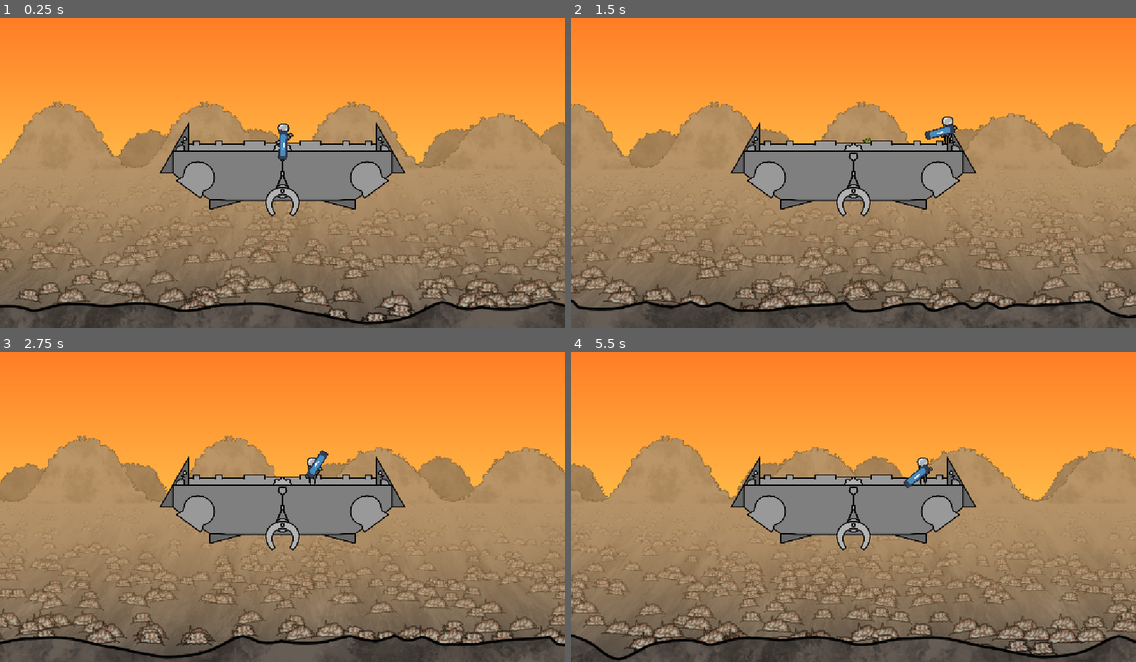
Above: before the commit, frames 1-4 (two rows, left to right).
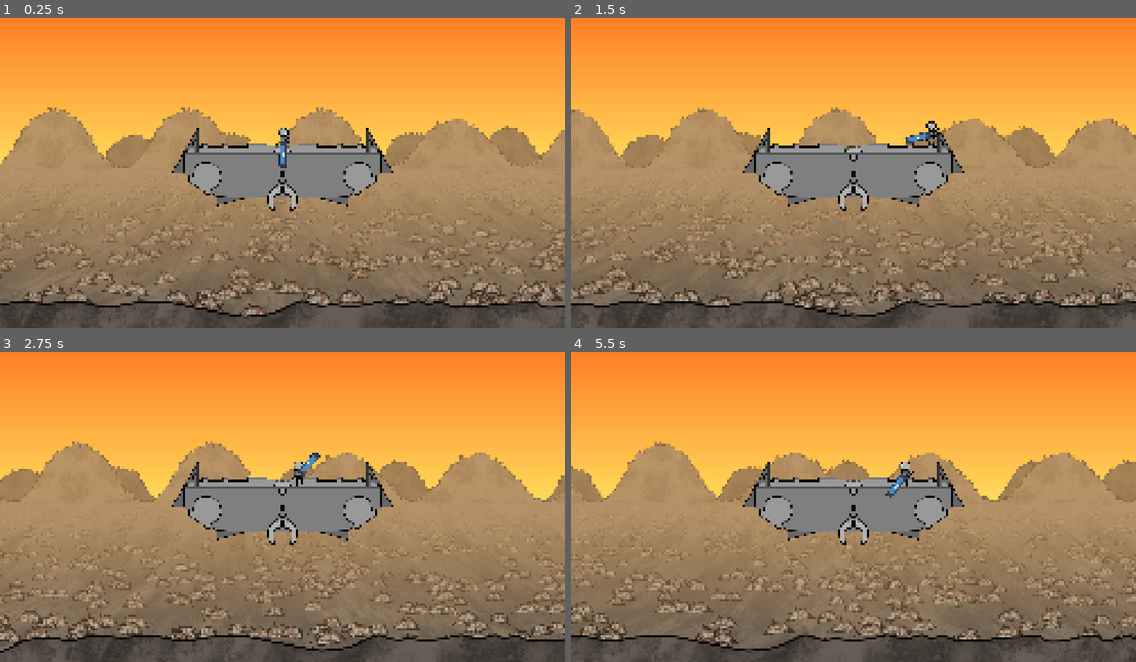
Above: after the commit, the same moments.

Repository: Syntinulls/Magnetide
Game: Godot game, scene res://_project/level/level.tscn
Same seed, same stepped clock (60 frames per second), same inputs: the game is played once before the commit and once after it. The engine's default icon, where the game draws it, is replaced by a stand-in: a white triangle on a blue panel in a dark square.
Inputs (mouse positions are in pixels of both pictures, inside the frame that each line leads up to):
- Up to frame 1 (0.25 s): no input
- Up to frame 2 (1.5 s): move the mouse to (977, 154) at 0.52 s; hold D (move_right) from 0.53 s (still down); tap E (interact) at 0.6 s; tap Space (move_jump) at 0.77 s; move the mouse to (740, 185) at 1.27 s; click (740, 185) at 1.35 s
- Up to frame 3 (2.75 s): tap Space (move_jump) at 1.52 s; move the mouse to (339, 432) at 2.02 s; release D (move_right) at 2.03 s; hold A (move_left) from 2.03 s (still down); tap E (interact) at 2.1 s
- Up to frame 4 (5.5 s): move the mouse to (825, 565) at 2.77 s; release A (move_left) at 2.78 s; hold D (move_right) 2.78-4.28 s; click (825, 565) at 2.85 s; tap Space (move_jump) at 3.02, 3.77, 4.52 s; move the mouse to (1023, 550) at 3.52 s; tap E (interact) at 3.6, 5.1 s; move the mouse to (684, 457) at 4.27 s; hold A (move_left) 4.28-5.03 s; click (684, 457) at 4.35 s; move the mouse to (881, 503) at 5.02 s; hold D (move_right) from 5.03 s (still down)

The runs differ from the first frame. In frame 1, 20% of the frame differs, in the area x 0-100%, y 26-100%; in frame 2, 20%; in frame 3, 21%; in frame 4, 22%.

Commit message:
scale all game elements 2x for 1440p reference resolution, add resolution-independent scaling to parallax background bands and skyline with viewport-relative spacing and sizing, fix perspective shader UV calculations for proper texture tiling, move gradient background to CanvasLayer, and update project window settings to 2560x1440

Diff:
--- a/_project/level/decoration/background_band.gd
+++ b/_project/level/decoration/background_band.gd
@@ -29,12 +29,6 @@
 ## Maximum value/brightness for brown tints.
 @export var brown_val_max: float = 0.5
 
-@export_group("Speed")
-## Minimum speed multiplier at top of band (y_min).
-@export var speed_ratio_min: float = 0.3
-## Maximum speed multiplier at bottom of band (y_max).
-@export var speed_ratio_max: float = 0.5
-
 @export_group("Pool")
 ## Number of sprites in this band's object pool.
 @export var sprite_count: int = 100
--- a/_project/level/decoration/bands/band_horizon.tres
+++ b/_project/level/decoration/bands/band_horizon.tres
@@ -6,13 +6,11 @@
 script = ExtResource("1_script")
 y_min = 0.5
 y_max = 0.6
-scale_min = 0.08
-scale_max = 0.18
+scale_min = 0.16
+scale_max = 0.36
 alpha = 0.3
 brown_sat_min = 0.2
 brown_sat_max = 0.4
 brown_val_min = 0.3
-speed_ratio_min = 0.05
-speed_ratio_max = 0.15
 sprite_count = 300
 max_spacing = 10.0
--- a/_project/level/decoration/bands/band_mid.tres
+++ b/_project/level/decoration/bands/band_mid.tres
@@ -6,13 +6,11 @@
 script = ExtResource("1_script")
 y_min = 0.6
 y_max = 0.8
-scale_min = 0.18
-scale_max = 0.35
+scale_min = 0.36
+scale_max = 0.7
 alpha = 0.6
 brown_sat_max = 0.5
 brown_val_min = 0.25
 brown_val_max = 0.4
-speed_ratio_min = 0.15
-speed_ratio_max = 0.4
 sprite_count = 250
 max_spacing = 15.0
--- a/_project/level/decoration/bands/band_near.tres
+++ b/_project/level/decoration/bands/band_near.tres
@@ -5,13 +5,11 @@
 [resource]
 script = ExtResource("1_script")
 y_min = 0.8
-y_max = 0.99
-scale_min = 0.35
-scale_max = 0.55
+y_max = 1.0
+scale_min = 0.7
+scale_max = 1.1
 alpha = 0.85
 brown_sat_min = 0.4
 brown_val_max = 0.35
-speed_ratio_min = 0.4
-speed_ratio_max = 0.75
 sprite_count = 80
 max_spacing = 70.0
--- a/_project/level/decoration/parallax_background.gd
+++ b/_project/level/decoration/parallax_background.gd
@@ -20,6 +20,8 @@
 @export var bottom_width_ratio: float = 2.0
 ## Scroll speed ratio for the background (relative to level speed).
 @export var background_speed_ratio: float = 0.3
+
+const REFERENCE_HEIGHT: float = 1440.0  # Scale values are tuned for 1440p
 
 var _trash_textures: Array[Texture2D] = []
 var _level: Node = null
@@ -135,15 +137,23 @@
 		bg.size = Vector2(screen_width, bg_height)
 		bg.position = Vector2(0, horizon_y)
 
-		# Tile the texture
+		# Use TILE stretch mode - texture tiles based on size ratio
 		bg.stretch_mode = TextureRect.STRETCH_TILE
 
 		# Apply perspective shader
 		var shader_material := ShaderMaterial.new()
 		shader_material.shader = _perspective_shader
 		shader_material.set_shader_parameter("scroll_offset", 0.0)
-		shader_material.set_shader_parameter("top_width_ratio", 1.0)
 		shader_material.set_shader_parameter("bottom_width_ratio", bottom_width_ratio)
+		# Calculate how many times texture tiles in each direction
+		var tex_size := background_texture.get_size()
+		var scale_factor := screen_height / REFERENCE_HEIGHT
+		var effective_tex_width := tex_size.x * scale_factor
+		var effective_tex_height := tex_size.y * scale_factor
+		var x_tiles := screen_width / effective_tex_width
+		var y_tiles := bg_height / effective_tex_height
+		shader_material.set_shader_parameter("x_tiles", x_tiles)
+		shader_material.set_shader_parameter("y_tiles", y_tiles)
 		bg.material = shader_material
 
 		_perspective_background = bg
@@ -252,7 +262,10 @@
 
 	var y_tolerance := (y_max - y_min) * 0.1
 	var rightmost := _get_rightmost_x_near_y(band_index, y, y_tolerance)
-	sprite.position.x = rightmost + randf_range(band.max_spacing * 0.5, band.max_spacing)
+	# Scale spacing relative to viewport width for resolution independence
+	var spacing_scale := _get_screen_width() / (REFERENCE_HEIGHT * 16.0 / 9.0)
+	var scaled_spacing := band.max_spacing * spacing_scale
+	sprite.position.x = rightmost + randf_range(scaled_spacing * 0.5, scaled_spacing)
 
 	_apply_y_based_properties(band, sprite, y)
 
@@ -278,7 +291,9 @@
 	var jitter := randf_range(-0.1, 0.1)
 	var adjusted_ratio := clampf(y_ratio + jitter, 0.0, 1.0)
 
-	var s := lerpf(band.scale_min, band.scale_max, adjusted_ratio)
+	# Scale relative to viewport height for resolution independence
+	var scale_factor := _get_screen_size().y / REFERENCE_HEIGHT
+	var s := lerpf(band.scale_min, band.scale_max, adjusted_ratio) * scale_factor
 	sprite.scale = Vector2(s, s)
 
 	var a := band.alpha * lerpf(0.7, 1.0, adjusted_ratio)
--- a/_project/level/decoration/perspective_scroll.gdshader
+++ b/_project/level/decoration/perspective_scroll.gdshader
@@ -1,21 +1,39 @@
 shader_type canvas_item;
 
-uniform float scroll_offset : hint_range(0.0, 1.0) = 0.0;
-uniform float top_width_ratio : hint_range(0.0, 2.0) = 1.0;  // Width at top relative to bottom (1.0 = no perspective)
+uniform float scroll_offset : hint_range(0.0, 100.0) = 0.0;
 uniform float bottom_width_ratio : hint_range(1.0, 4.0) = 2.0;  // Width at bottom relative to screen (for overhang)
+uniform float x_tiles : hint_range(0.1, 20.0) = 1.0;  // How many times texture tiles horizontally
+uniform float y_tiles : hint_range(0.1, 20.0) = 1.0;  // How many times texture would tile vertically (used to prevent tiling)
 
 void fragment() {
 	vec2 uv = UV;
 
+	// UV from STRETCH_TILE is already scaled by rect/texture ratio
+	// uv.x ranges 0 to x_tiles, uv.y ranges 0 to y_tiles
+
+	// Normalize Y to 0-1 range (prevent vertical tiling by clamping)
+	float norm_y = clamp(uv.y / y_tiles, 0.0, 1.0);
+
 	// Calculate the width ratio at this vertical position (lerp from top to bottom)
-	float width_at_y = mix(bottom_width_ratio, top_width_ratio, uv.y);
+	// norm_y=0 is top (horizon), norm_y=1 is bottom
+	float width_at_y = mix(bottom_width_ratio, 1.0, norm_y);
 
-	// Remap X coordinate to create trapezoid effect
-	// Center the texture and scale based on width ratio
-	uv.x = (uv.x - 0.5) * width_at_y + 0.5;
+	// Apply perspective to X: center, scale by width ratio, uncenter
+	float center_x = uv.x - (x_tiles * 0.5);
+	float perspective_x = center_x * width_at_y + (x_tiles * 0.5);
 
-	// Apply horizontal scroll with wrapping
-	uv.x = fract(uv.x + scroll_offset);
+	// Apply horizontal scroll and wrap
+	uv.x = fract(perspective_x / x_tiles + scroll_offset) * x_tiles;
+
+	// Clamp Y to prevent vertical tiling
+	uv.y = norm_y * y_tiles;
+	if (uv.y > y_tiles) {
+		uv.y = y_tiles;
+	}
+
+	// Normalize back to 0-1 for texture sampling
+	uv.x = fract(uv.x / x_tiles);
+	uv.y = uv.y / y_tiles;
 
 	// Sample texture
 	COLOR = texture(TEXTURE, uv);
--- a/_project/level/decoration/trash_skyline.gd
+++ b/_project/level/decoration/trash_skyline.gd
@@ -8,8 +8,8 @@
 @export var speed_ratio: float = 0.1
 
 @export_group("Sprites")
-## Maximum height of skyline sprites in pixels (for the front layer).
-@export var max_height: float = 150.0
+## Maximum height of skyline sprites as ratio of viewport height (for the front layer).
+@export var max_height_ratio: float = 0.21
 
 @export_group("Layers")
 ## Number of skyline layers to render.
@@ -18,8 +18,8 @@
 @export var layer_scale_falloff: float = 0.7
 ## Darkness multiplier for each subsequent layer (0.0 = black, 1.0 = no change).
 @export var layer_tint_falloff: float = 0.6
-## Maximum random horizontal offset for layer starting positions.
-@export var layer_offset_range: float = 300.0
+## Maximum random horizontal offset for layer starting positions as ratio of viewport width.
+@export var layer_offset_range_ratio: float = 0.23
 
 var _skyline_textures: Array[Texture2D] = []
 var _layer_sprites: Array[Array] = []  # Array of sprite arrays, one per layer
@@ -99,6 +99,7 @@
 		var layer_z := -50 - layer_index  # First layer (index 0) has highest z_index, renders on top
 
 		# Random offset for this layer
+		var layer_offset_range := layer_offset_range_ratio * screen_width
 		var layer_offset := randf_range(-layer_offset_range, layer_offset_range)
 		_layer_offsets.insert(0, layer_offset)  # Insert at front to match layer order
 
@@ -115,6 +116,7 @@
 
 func _get_layer_scale(layer_index: int) -> float:
 	# First layer (index 0) is full scale, subsequent layers are progressively smaller
+	var max_height := max_height_ratio * _get_screen_size().y
 	return max_height * pow(layer_scale_falloff, layer_index)
 
 
--- a/_project/level/level.tscn
+++ b/_project/level/level.tscn
@@ -20,20 +20,22 @@
 
 [node name="Level" type="Node2D" unique_id=843647019]
 script = ExtResource("1_script")
-level_speed = 2000.0
+level_speed = 4000.0
 surface_y_ratio = 0.9
 haze_falloff = 3.0
 ship_y_ratio = 0.5
 
-[node name="GradientBackground" type="TextureRect" parent="." unique_id=730537582]
-z_index = -1000
+[node name="CanvasLayer" type="CanvasLayer" parent="." unique_id=143395628]
+layer = -1000
+
+[node name="GradientBackground" type="TextureRect" parent="CanvasLayer" unique_id=730537582]
 anchors_preset = -1
 anchor_right = 1.0
 anchor_bottom = 0.5
-offset_right = 1920.0
-offset_bottom = 540.0
+offset_bottom = 64.0
 grow_horizontal = 2
-grow_vertical = 2
+size_flags_horizontal = 3
+size_flags_vertical = 3
 texture = SubResource("GradientTexture2D_bg")
 
 [node name="ParallaxViewportContainer" type="SubViewportContainer" parent="." unique_id=113078436]
@@ -74,7 +76,7 @@
 position = Vector2(0, 94.5)
 
 [node name="Player" parent="Ship" unique_id=155842924 instance=ExtResource("10_5p64y")]
-position = Vector2(2, -70)
+position = Vector2(4, -140)
 
 [node name="MagnetMinigame" parent="." unique_id=110391114 instance=ExtResource("11_minigame")]
 cooldown_min = 8.0
--- a/_project/level/magnet_minigame/warning_icon.tscn
+++ b/_project/level/magnet_minigame/warning_icon.tscn
@@ -5,5 +5,4 @@
 
 [node name="WarningIcon" type="Sprite2D"]
 texture = ExtResource("1_icon")
-scale = Vector2(0.5, 0.5)
 script = ExtResource("2_script")
--- a/_project/player/bullet.tscn
+++ b/_project/player/bullet.tscn
@@ -4,15 +4,15 @@
 [ext_resource type="Script" uid="uid://dmi2yiw4y2h6b" path="res://_project/player/bullet.gd" id="2_script"]
 
 [sub_resource type="RectangleShape2D" id="RectangleShape2D_bullet"]
-size = Vector2(16, 6)
+size = Vector2(32, 12)
 
 [node name="Bullet" type="Area2D" unique_id=126119541]
 script = ExtResource("2_script")
-speed = 900.0
+speed = 1800.0
 
 [node name="Sprite2D" type="Sprite2D" parent="." unique_id=1967103534]
 modulate = Color(1, 0.95, 0, 1)
-scale = Vector2(0.125, 0.046875)
+scale = Vector2(0.25, 0.09375)
 texture = ExtResource("1_icon")
 
 [node name="CollisionShape2D" type="CollisionShape2D" parent="." unique_id=1929668827]
--- a/_project/player/player.gd
+++ b/_project/player/player.gd
@@ -1,8 +1,8 @@
 extends CharacterBody2D
 
-@export var speed: float = 200.0
-@export var jump_velocity: float = -300.0
-@export var gravity: float = 800.0
+@export var speed: float = 400.0
+@export var jump_velocity: float = -600.0
+@export var gravity: float = 1600.0
 
 const BulletScene: PackedScene = preload("res://_project/player/bullet.tscn")
 
--- a/_project/player/player.tscn
+++ b/_project/player/player.tscn
@@ -5,22 +5,21 @@
 [ext_resource type="Script" uid="uid://b1dkmgbfujbh4" path="res://_project/player/player.gd" id="2_script"]
 
 [sub_resource type="RectangleShape2D" id="RectangleShape2D_player"]
-size = Vector2(26, 56)
+size = Vector2(52, 112)
 
 [node name="Player" type="CharacterBody2D" unique_id=1017700510]
 script = ExtResource("2_script")
 
 [node name="Sprite2D" type="Sprite2D" parent="." unique_id=148419492]
-scale = Vector2(0.5, 0.5)
 texture = ExtResource("2_5c4qo")
 
 [node name="CollisionShape2D" type="CollisionShape2D" parent="." unique_id=372960679]
 shape = SubResource("RectangleShape2D_player")
 
 [node name="Gun" type="Sprite2D" parent="." unique_id=1625981676]
-scale = Vector2(0.48125002, 0.13374999)
+scale = Vector2(0.9625, 0.2675)
 texture = ExtResource("1_icon")
-offset = Vector2(33.755, 0)
+offset = Vector2(67.51, 0)
 
 [node name="Muzzle" type="Marker2D" parent="Gun" unique_id=1724757782]
-position = Vector2(86.485, 0)
+position = Vector2(172.97, 0)
--- a/_project/ship/magnet_lever.tscn
+++ b/_project/ship/magnet_lever.tscn
@@ -5,10 +5,9 @@
 [ext_resource type="Script" uid="uid://djf0uwoikdhxk" path="res://_project/ship/magnet_lever.gd" id="3_script"]
 
 [sub_resource type="RectangleShape2D" id="RectangleShape2D_lever"]
-size = Vector2(100, 42)
+size = Vector2(200, 84)
 
 [node name="MagnetLever" type="Area2D" unique_id=732799241]
-scale = Vector2(0.5, 0.5)
 script = ExtResource("3_script")
 
 [node name="HandlePivot" type="Node2D" parent="." unique_id=1265792638]
@@ -24,5 +23,6 @@
 offset = Vector2(0, -16)
 
 [node name="CollisionShape2D" type="CollisionShape2D" parent="." unique_id=1306363612]
-position = Vector2(0, -21)
+visible = false
+position = Vector2(0, -42)
 shape = SubResource("RectangleShape2D_lever")
--- a/_project/ship/ship.tscn
+++ b/_project/ship/ship.tscn
@@ -5,46 +5,44 @@
 [ext_resource type="PackedScene" uid="uid://d3mmmb0dgd71p" path="res://_project/ship/magnet_lever.tscn" id="3_lever"]
 
 [sub_resource type="RectangleShape2D" id="RectangleShape2D_left"]
-size = Vector2(20, 347.93)
+size = Vector2(40, 497)
 
 [sub_resource type="RectangleShape2D" id="RectangleShape2D_right"]
-size = Vector2(22, 345.93)
+size = Vector2(44, 497)
 
 [sub_resource type="RectangleShape2D" id="RectangleShape2D_back"]
-size = Vector2(870, 20)
+size = Vector2(760, 40)
 
 [sub_resource type="RectangleShape2D" id="RectangleShape2D_front"]
-size = Vector2(865, 20)
+size = Vector2(760, 40)
 
 [node name="Ship" type="Node2D" unique_id=1033807799]
 
 [node name="ShipBack" type="Sprite2D" parent="." unique_id=1881827609]
-scale = Vector2(0.5, 0.5)
 texture = ExtResource("1_back")
 
 [node name="ShipFore" type="Sprite2D" parent="." unique_id=1053002359]
-scale = Vector2(0.5, 0.5)
 texture = ExtResource("2_fore")
 
 [node name="Boundaries" type="StaticBody2D" parent="." unique_id=762309736]
-position = Vector2(0, -78.035)
-scale = Vector2(0.5, 0.5)
+visible = false
+position = Vector2(0, -237)
 
 [node name="LeftWall" type="CollisionShape2D" parent="Boundaries" unique_id=335042251]
-position = Vector2(-440, -73.965)
+position = Vector2(-400, -48.5)
 shape = SubResource("RectangleShape2D_left")
 
 [node name="RightWall" type="CollisionShape2D" parent="Boundaries" unique_id=859780882]
-position = Vector2(440, -72.965)
+position = Vector2(402, -48.5)
 shape = SubResource("RectangleShape2D_right")
 
 [node name="Ceiling" type="CollisionShape2D" parent="Boundaries" unique_id=1784236965]
-position = Vector2(0, -239.93)
+position = Vector2(0, -277)
 shape = SubResource("RectangleShape2D_back")
 
 [node name="Floor" type="CollisionShape2D" parent="Boundaries" unique_id=453568164]
-position = Vector2(-4, 90)
+position = Vector2(0, 180)
 shape = SubResource("RectangleShape2D_front")
 
 [node name="MagnetLever" parent="." unique_id=143007535 instance=ExtResource("3_lever")]
-position = Vector2(0, -38)
+position = Vector2(0, -77)
--- a/project.godot
+++ b/project.godot
@@ -17,6 +17,10 @@
 
 [display]
 
+window/size/viewport_width=2560
+window/size/viewport_height=1440
+window/size/window_width_override=1280
+window/size/window_height_override=720
 window/stretch/mode="canvas_items"
 
 [importer_defaults]
Not shown: 1 places in _project/level/level.tscn that only renumber resources
